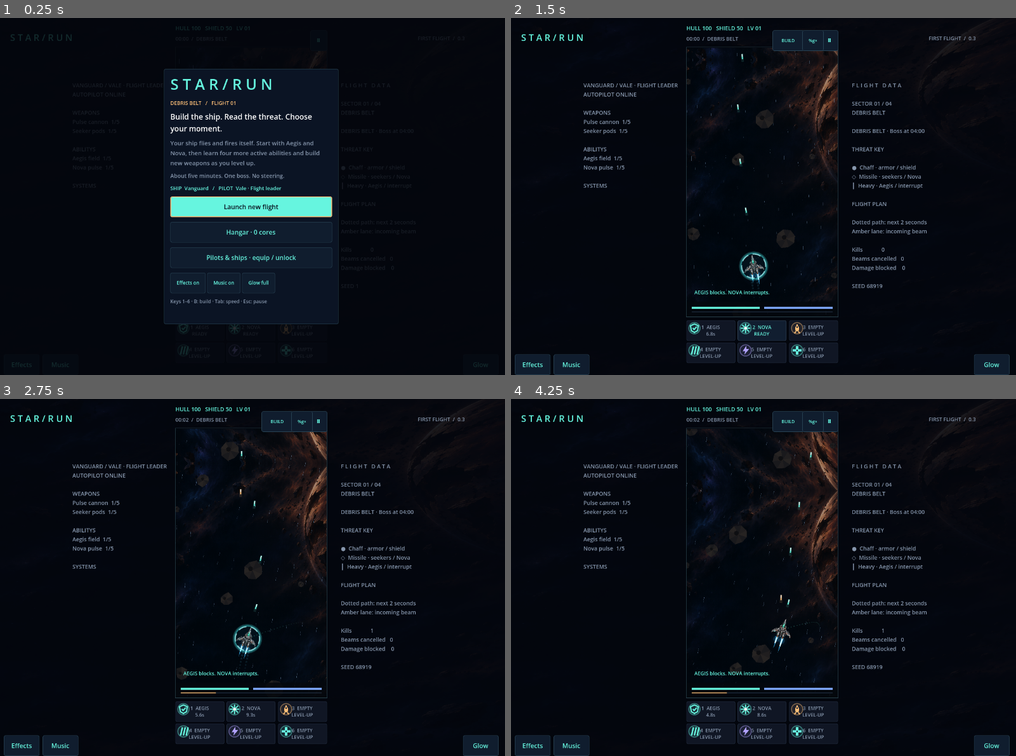
Above: before the commit, frames 1-4 (two rows, left to right).
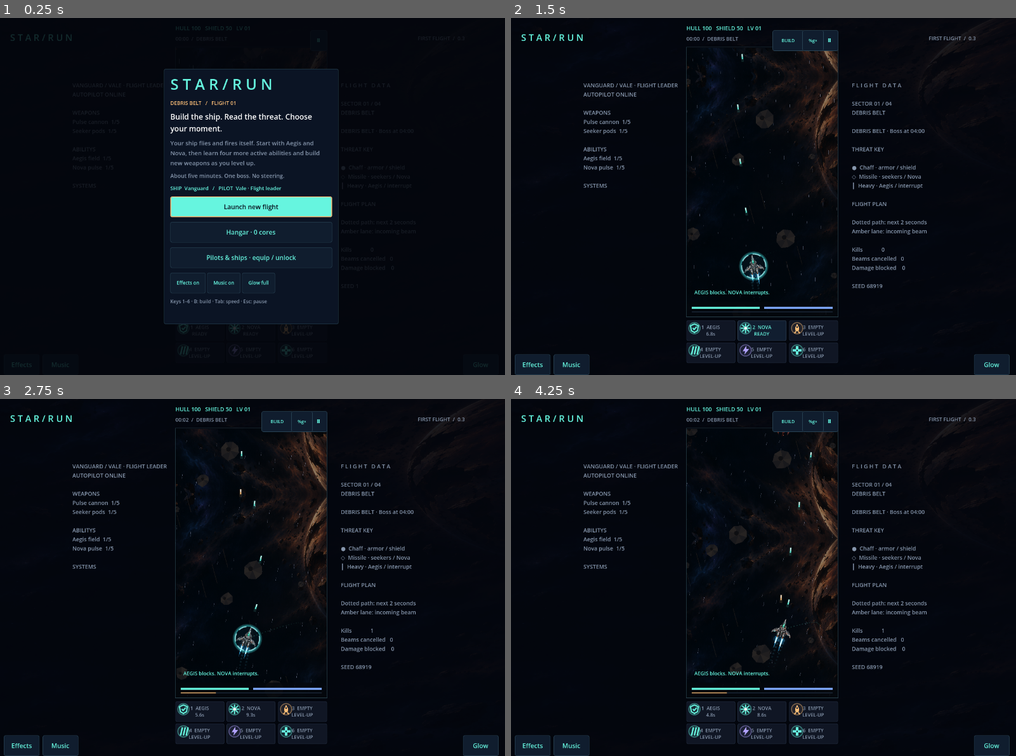
Above: after the commit, the same moments.

Repository: killjoy00/StarRun
Game: Godot game, scene res://scenes/main.tscn
Same seed, same stepped clock (60 frames per second), same inputs: the game is played once before the commit and once after it.
Inputs:
- Up to frame 1 (0.25 s): no input
- Up to frame 2 (1.5 s): click "Launch new flight" at 0.5 s; click "1 AEGIS READY" at 1.25 s
- Up to frame 3 (2.75 s): click "2 NOVA READY" at 2 s
- Up to frame 4 (4.25 s): click "Ⅱ" at 2.75 s; click "Continue flight" at 3.5 s

The runs differ from the first frame. In frame 2, 1.3% of the frame differs, in the area x 34-65%, y 8-80%; in frame 3, 1.7%; in frame 4, 2.5%.
Error before the commit: Invalid access to property or key 'rusher' on a base object of type 'Dictionary'. (res://scripts/playfield.gd:130)

Commit message:
Render five flight environments, distinct ships and readable enemy threat silhouettes

Diff:
--- a/scripts/playfield.gd
+++ b/scripts/playfield.gd
@@ -23,18 +23,21 @@
 	var velocity: Vector2 = sim.ship_velocity()
 	var drift := Vector2((270 - ship.x) * 0.13, sin(visual_time * 0.035) * 22)
 	draw_rect(Rect2(0, 0, 540, 960), Color("050913"))
-	var scroll := visual_time * 65.0
+	var scroll := visual_time * 105.0
+	var sector := _sector(sim.time)
+	var tints := [Color("9db7c9"), Color("6caeb4"), Color("9a82be"), Color("7669a4"), Color("d3a66e")]
 	for tile in range(-1, 2):
 		var y := tile * 1070.0 + fposmod(scroll, 1070.0) - 55
 		var flipped := posmod(tile - floori(scroll / 1070.0), 2) == 1
 		draw_set_transform(Vector2(-35 + drift.x, y + (1070 if flipped else 0)), 0, Vector2(1, -1 if flipped else 1))
-		draw_texture_rect(SPACE, Rect2(0, 0, 610, 1070), false, Color(0.72, 0.79, 0.90))
+		draw_texture_rect(SPACE, Rect2(0, 0, 610, 1070), false, tints[sector])
 	draw_set_transform(Vector2.ZERO)
+	_draw_environment(sector, drift)
 	# Three depths of moving starlight sell forward flight without steering the player.
 	for i in range(90):
 		var depth := 0.35 + (i % 4) * 0.24
 		var p := Vector2(fposmod(i * 137.51 + drift.x * depth, 540), fposmod(i * 97.13 + visual_time * (85 + depth * 180), 960))
-		var color := Color(0.65, 0.82, 1.0, 0.16 + depth * 0.25)
+		var color := Color(0.82, 0.86, 1.0, 0.16 + depth * 0.25) if sector != 4 else Color(1.0, 0.76, 0.45, 0.16 + depth * 0.25)
 		draw_line(p, p + Vector2(-velocity.x * 0.025, 5.0 + depth * 11), color, 1)
 	for i in range(9):
 		var depth := 0.35 + (i % 3) * 0.3
@@ -46,10 +49,18 @@
 		var p: Vector2 = sim.ship_position(sim.time + i / 12.0)
 		draw_circle(p, 1.7, Color(0.4, 0.95, 0.85, (24 - i) / 90.0))
 	for bullet in sim.bullets:
-		if bullet.kind == "ordnance":
+		if bullet.kind == "mine":
+			var fuse: float = maxf(0.0, float(bullet.fuse))
+			var pulse := 0.45 + sin(visual_time * 14.0) * 0.30
+			draw_circle(bullet.p, 12, Color(1.0, 0.38, 0.10, 0.22 + pulse * 0.22))
+			draw_arc(bullet.p, 11, -PI/2, -PI/2 + TAU * clampf(fuse/3.4, 0, 1), 22, Color("ffc078"), 2.6, true)
+			draw_colored_polygon(PackedVector2Array([bullet.p + Vector2(0,-7), bullet.p + Vector2(7,0), bullet.p + Vector2(0,7), bullet.p + Vector2(-7,0)]), Color("f38c4f"))
+			draw_circle(bullet.p, 2.6, Color.WHITE)
+		elif bullet.kind == "ordnance":
 			var direction: Vector2 = bullet.v.normalized()
-			draw_line(bullet.p - direction * 20, bullet.p, Color(1, 0.6, 0.25, 0.25), 5, true)
-			var points := PackedVector2Array([bullet.p + Vector2(0, -10), bullet.p + Vector2(7, 0), bullet.p + Vector2(0, 10), bullet.p + Vector2(-7, 0), bullet.p + Vector2(0, -10)])
+			draw_line(bullet.p - direction * 24, bullet.p, Color(1, 0.6, 0.25, 0.38), 6, true)
+			var wing := Vector2(-direction.y, direction.x)
+			var points := PackedVector2Array([bullet.p + direction * 13, bullet.p + wing * 7 - direction * 5, bullet.p - direction * 10, bullet.p - wing * 7 - direction * 5])
 			draw_colored_polygon(points, Color("6e3824"))
 			draw_polyline(points, AMBER, 2, true)
 			_glow(bullet.p, 2, Color.WHITE)
@@ -78,6 +89,49 @@
 	if host.banner_clock > 0:
 		draw_string(ThemeDB.fallback_font, Vector2(28, 880), host.banner_text, HORIZONTAL_ALIGNMENT_LEFT, 480, 18, CYAN)
 
+func _sector(at: float) -> int:
+	if at < 65.0:
+		return 0
+	if at < 125.0:
+		return 1
+	if at < 190.0:
+		return 2
+	if at < 240.0:
+		return 3
+	return 4
+
+func _draw_environment(sector: int, drift: Vector2) -> void:
+	# Procedural layers provide distinct vistas without interrupting continuous scrolling.
+	match sector:
+		0:
+			for i in range(12):
+				var p := Vector2(fposmod(i*131.7 + drift.x*0.3,620)-40,fposmod(i*199.1 + visual_time*140,1050)-45)
+				draw_line(p,p+Vector2(18,66),Color(0.66,0.49,0.34,0.13),2)
+		1:
+			for i in range(11):
+				var p := Vector2(fposmod(i*183.3 + drift.x,740)-120,fposmod(i*209.7 + visual_time*60,1200)-120)
+				draw_circle(p,65+i%4*22,Color(0.15,0.85,0.74,0.045))
+				draw_arc(p,78+i%3*13,0,TAU,26,Color(0.5,1.0,0.85,0.065),2)
+		2:
+			for i in range(8):
+				var p := Vector2(fposmod(i*251.1+drift.x,650)-50,fposmod(i*177.3+visual_time*100,1150)-90)
+				draw_line(p,p+Vector2(42,78),Color(0.8,0.72,1.0,0.20),5)
+				draw_line(p+Vector2(42,78),p+Vector2(88,34),Color(0.8,0.72,1.0,0.16),3)
+				draw_circle(p+Vector2(42,78),5,Color("b3a3ff"))
+		3:
+			for i in range(8):
+				var x := 42+i*73+sin(visual_time*0.2+i)*12
+				draw_line(Vector2(x,-40),Vector2(x+32,1000),Color(0.53,0.27,0.9,0.11),6)
+				draw_arc(Vector2(270,450),160+i*17,PI*0.42,PI*1.58,24,Color(0.8,0.49,1.0,0.065),2)
+		4:
+			for i in range(14):
+				var y := fposmod(i*93+visual_time*160,1100)-70
+				draw_line(Vector2(20,y),Vector2(520,y+15),Color(1,0.48,0.21,0.12),2)
+			for side in [-1,1]:
+				draw_rect(Rect2(270+side*220-16,0,32,960),Color(0.40,0.21,0.12,0.22))
+				for i in range(10):
+					draw_circle(Vector2(270+side*220,fposmod(i*117+visual_time*95,960)),4,Color("f3ab6c"))
+
 func _draw_player(ship: Vector2, velocity: Vector2) -> void:
 	var bank := clampf(velocity.x * 0.004, -0.32, 0.32)
 	var thrust := 30.0 + minf(velocity.length(), 120) * 0.20
@@ -96,7 +150,30 @@
 		var flame := PackedVector2Array([nozzle + Vector2(-5, 0), nozzle + Vector2(0, thrust * flicker), nozzle + Vector2(5, 0)])
 		draw_colored_polygon(flame, Color(0.24, 0.75, 1.0, 0.65))
 		draw_line(nozzle, nozzle + Vector2(0, thrust * 0.55 * flicker), Color("e5fcff"), 3, true)
-	draw_texture_rect(SHIPS.vanguard, Rect2(-38, -42, 76, 76), false)
+	var tint := Color.WHITE
+	match sim.ship_id:
+		"kestrel": tint = Color("82ffdf")
+		"bulwark": tint = Color("abc3de")
+		"wraith": tint = Color("ffd09e")
+		"arcwing": tint = Color("c5b4ff")
+		"haven": tint = Color("aaf2c6")
+	if sim.ship_id == "kestrel":
+		for side in [-1, 1]:
+			draw_colored_polygon(PackedVector2Array([Vector2(side*16,-22),Vector2(side*46,25),Vector2(side*12,12)]), Color("52dac8"))
+	elif sim.ship_id == "bulwark":
+		for side in [-1, 1]:
+			draw_rect(Rect2(Vector2(side*34-8,-18),Vector2(16,45)),Color("6d8ca5"))
+	elif sim.ship_id == "wraith":
+		for side in [-1, 1]:
+			draw_rect(Rect2(Vector2(side*31-7,-20),Vector2(14,36)),Color("e7a85c"))
+			draw_circle(Vector2(side*31,-22),7,Color("ffe4a6"))
+	elif sim.ship_id == "arcwing":
+		for side in [-1, 1]:
+			draw_polyline(PackedVector2Array([Vector2(side*14,-15),Vector2(side*44,5),Vector2(side*19,27)]),Color("baa5ff"),4)
+	elif sim.ship_id == "haven":
+		for side in [-1, 1]:
+			draw_circle(Vector2(side*33,0),12,Color("6dd9b0"))
+	draw_texture_rect(SHIPS.vanguard, Rect2(-38, -42, 76, 76), false, tint)
 	if sim.pulse_timer > 0.15:
 		_glow(Vector2(0, -35), 6, Color(0.6, 1, 0.9, 0.8))
 	draw_set_transform(Vector2.ZERO)
@@ -121,22 +198,59 @@
 
 func _draw_enemy(enemy: Dictionary) -> void:
 	var p: Vector2 = enemy.p
-	var boss: bool = enemy.kind == "boss"
-	var size := Vector2(190, 190) if boss else (Vector2(75, 75) if enemy.kind == "gunship" else Vector2(62, 62))
-	if enemy.kind == "sniper":
-		size = Vector2(74, 92)
-	var bank := sin(sim.time * 0.7 + enemy.phase) * (0.035 if boss else 0.07)
-	draw_set_transform(p, bank)
-	draw_texture_rect(SHIPS[enemy.kind], Rect2(-size / 2, size), false)
+	var kind: String = enemy.kind
+	var boss := kind == "boss"
+	if kind == "boulder":
+		_asteroid(p, 36, int(enemy.id), 1.0)
+	elif kind == "station":
+		draw_set_transform(p, sin(visual_time * 0.3 + enemy.phase) * 0.09)
+		draw_rect(Rect2(-38,-22,76,44),Color("66778b"))
+		draw_rect(Rect2(-57,-10,114,20),Color("34495a"))
+		draw_rect(Rect2(-18,-32,36,64),Color("9ba8ab"))
+		draw_circle(Vector2(0,0),8,Color("ffc078"))
+		draw_line(Vector2(-43,0),Vector2(-65,-13),Color("f4b96b"),3)
+		draw_line(Vector2(43,0),Vector2(65,-13),Color("f4b96b"),3)
+		draw_set_transform(Vector2.ZERO)
+	else:
+		var size := Vector2(190,190) if boss else Vector2(66,66)
+		if kind in ["sniper", "missile_bomber", "carrier", "shieldguard"]:
+			size = Vector2(82,82)
+		if kind in ["interceptor", "rusher"]:
+			size = Vector2(52,64)
+		var art_key := kind if SHIPS.has(kind) else ("gunship" if kind in ["missile_bomber", "carrier", "shieldguard", "minelayer"] else "drone")
+		var tint := Color.WHITE
+		match kind:
+			"interceptor": tint = Color("66f5df")
+			"rusher": tint = Color("ff938e")
+			"missile_bomber": tint = Color("ffb76c")
+			"carrier": tint = Color("a6e2f0")
+			"shieldguard": tint = Color("b7b2ff")
+			"minelayer": tint = Color("e9bd83")
+		var bank := sin(sim.time * (2.2 if kind == "interceptor" else 0.7) + enemy.phase) * (0.035 if boss else 0.11)
+		draw_set_transform(p, bank)
+		draw_texture_rect(SHIPS[art_key], Rect2(-size/2, size), false, tint)
+		if kind == "missile_bomber":
+			for side in [-1,1]:
+				draw_circle(Vector2(side*32,14),9,Color("ffb057"))
+				draw_line(Vector2(side*32,14),Vector2(side*32,-8),Color("ffe1a3"),3)
+		if kind == "shieldguard":
+			draw_arc(Vector2.ZERO,45,0,TAU,40,Color("b3a3ff"),3,true)
+		if kind == "minelayer":
+			draw_rect(Rect2(-22,22,44,13),Color("dc9c5e"))
+			for i in range(3):
+				draw_circle(Vector2((i-1)*12,28),4,Color("ffcf7c"))
+		if kind == "interceptor":
+			for side in [-1,1]:
+				draw_line(Vector2(side*8,-15),Vector2(side*35,28),Color("76fff2"),3)
+		if boss:
+			_glow(Vector2(0,-18),14 + sin(visual_time*4)*2,Color(1,0.4,0.07,0.3))
+		draw_set_transform(Vector2.ZERO)
 	if boss:
-		_glow(Vector2(0, -18), 14 + sin(visual_time * 4) * 2, Color(1, 0.4, 0.07, 0.3))
-	draw_set_transform(Vector2.ZERO)
-	if boss:
-		draw_rect(Rect2(65, 14, 410, 55), Color(0.03, 0.035, 0.05, 0.8))
-		_bar(Rect2(80, 24, 380, 6), enemy.hp / enemy.max_hp, AMBER)
-		draw_string(ThemeDB.fallback_font, Vector2(195, 56), "H A R V E S T E R", HORIZONTAL_ALIGNMENT_LEFT, -1, 16, AMBER)
+		draw_rect(Rect2(65,14,410,55),Color(0.03,0.035,0.05,0.8))
+		_bar(Rect2(80,24,380,6),enemy.hp/enemy.max_hp,AMBER)
+		draw_string(ThemeDB.fallback_font,Vector2(195,56),"H A R V E S T E R",HORIZONTAL_ALIGNMENT_LEFT,-1,16,AMBER)
 	elif enemy.hp < enemy.max_hp:
-		_bar(Rect2(p.x - 20, p.y - size.y * 0.5 - 7, 40, 3), enemy.hp / enemy.max_hp, AMBER)
+		_bar(Rect2(p.x-20,p.y-(44 if kind == "station" else 50),40,3),enemy.hp/enemy.max_hp,AMBER)
 
 func _draw_threats() -> void:
 	for charge in sim.charges:
